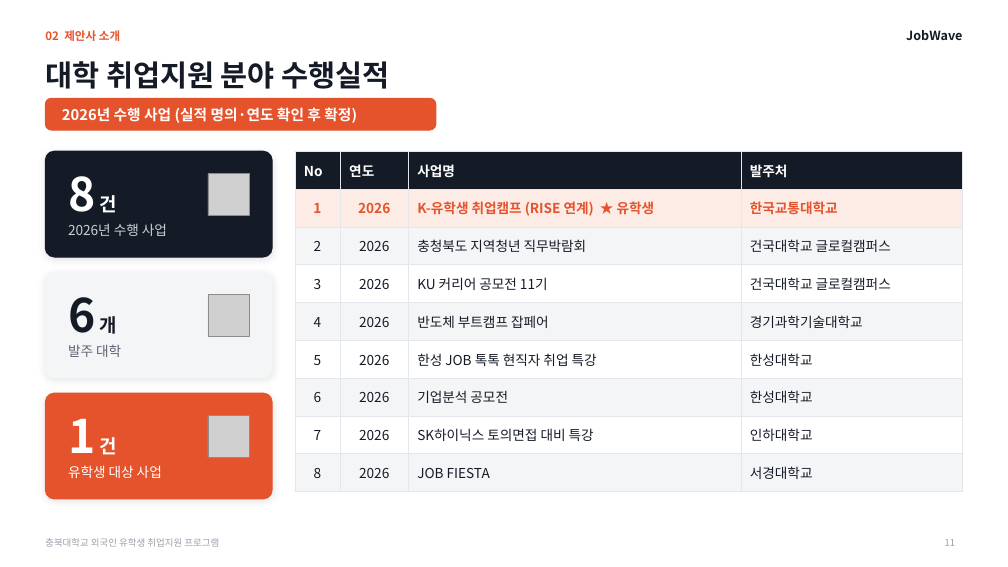
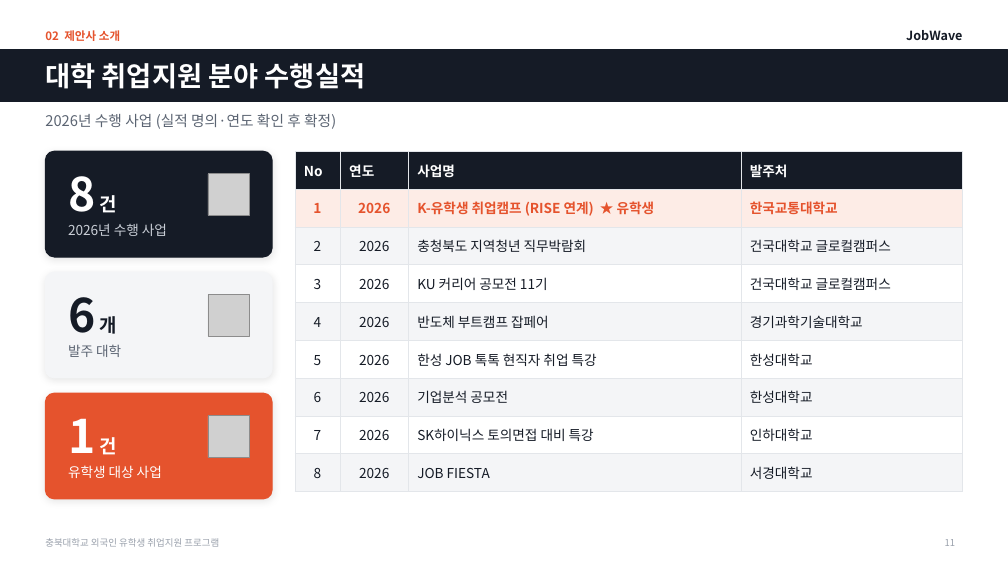
Before and after one commit to job-wave/Codex, a slide deck: slide 11 of output/jobwave-cbnu-proposal/JobWave_proposal_visual.pptx. Drawn at 1008x567 pixels with LibreOffice and Linux fonts; fonts in the diff are those of the drawing; grey boxes stand for pictures. Boxes give left, top, right and bottom in pixels: in the first picture for what was removed or moved away, otherwise in the second. Text is boxed around its words. In the diff, an @@ line names an element or a change of style, - is before the commit and + after.

```diff
--- a/output/jobwave-cbnu-proposal/JobWave_proposal_visual.pptx
+++ b/output/jobwave-cbnu-proposal/JobWave_proposal_visual.pptx
@@ rectangle added at (0,50,1008,101), fill #151B26, outline #151B26 1 pt @@
@@ title "대학 취업지원 분야 수행실적" at (45,63,365,89): size 28 to 26 pt, text colour #151B26 to #FFFFFF @@
@@ text "2026년 수행 사업 (실적 명의·연도 ...": place and size @@
-text "2026년 수행 사업 (실적 명의·연도 ..." at (62,107,357,123)
+text "2026년 수행 사업 (실적 명의·연도 ..." at (45,113,336,129)
@@ text "2026년 수행 사업 (실적 명의·연도 ..." at (45,113,336,129): text colour #FFFFFF to #5B6472, bold off @@
@@ rounded rectangle removed at (45,98,436,130) @@
```
Also in this commit, not shown: 26 other slides changed, 1 other file.
